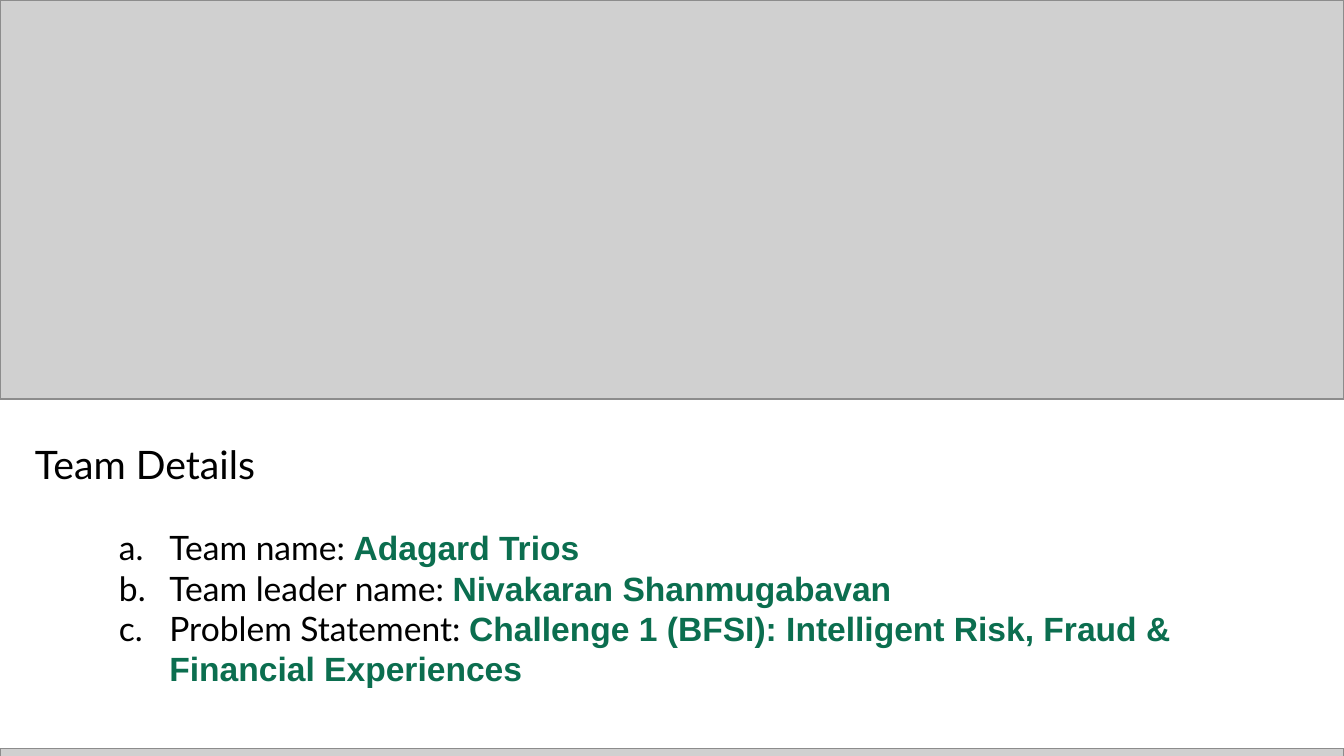
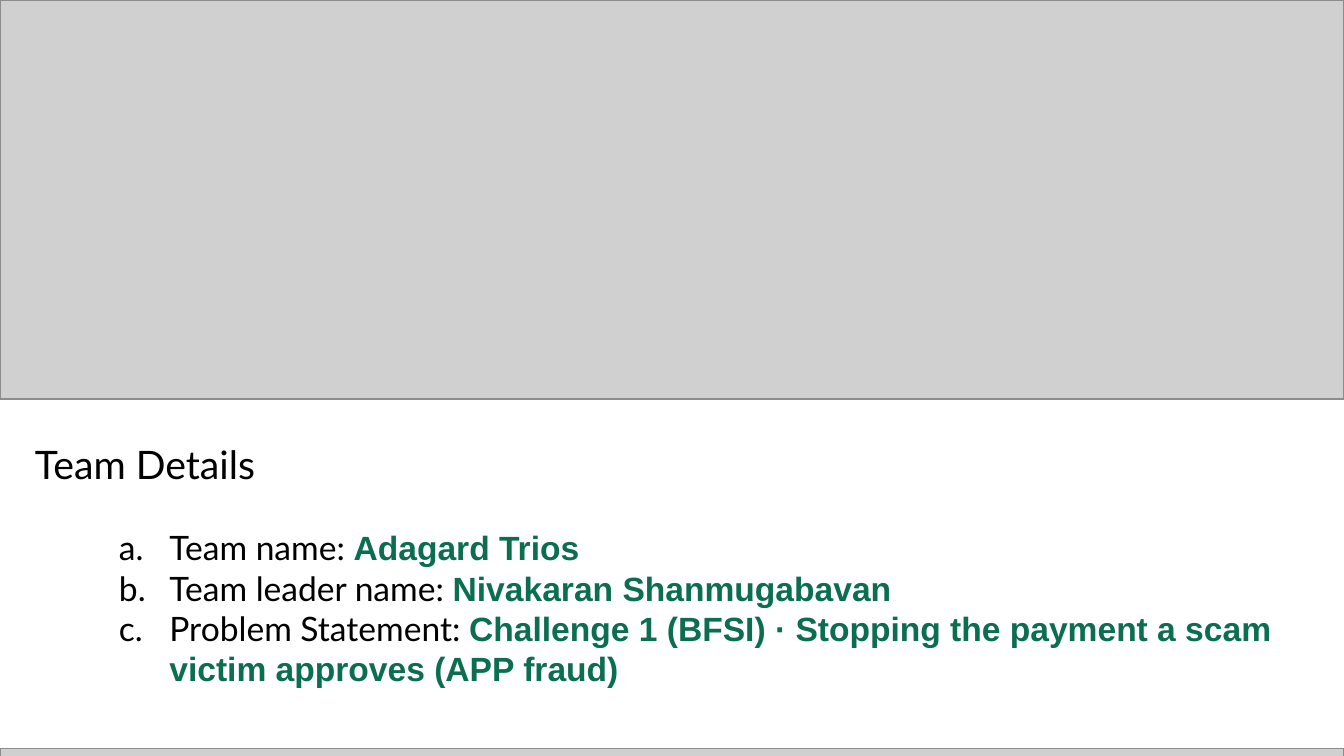
Before and after one commit to Adagard-Trios/AI-Buildathon-2026, a slide deck: slide 1 of docs/deck/FirstStep_AI_Builder_Cup_2026.pptx. Drawn at 1344x756 pixels with LibreOffice and Linux fonts; fonts in the diff are those of the drawing; grey boxes stand for pictures. Boxes give left, top, right and bottom in pixels: in the first picture for what was removed or moved away, otherwise in the second. Text is boxed around its words. In the diff, an @@ line names an element or a change of style, - is before the commit and + after.

Commit message:
Deck reframed around APP scams, PDF added, Scam Shield evaluated
- Deck: FirstStep as the last checkpoint before the money leaves. Regulation
  first (UK APP reimbursement, Singapore SRF, CBSL 'Be Scam Proof'), payment
  checkpoint as feature #1, flow starts at the transfer, a direct answer to
  'why not Google Messages or ScamShield', Scam Shield evaluation leads the
  benchmark slide. The two checks are described as side by side, not linked.
  PDF export for the submission portal.
- eval/scam_synthetic_v1.jsonl: 40 labelled English messages. Rules only
  9/20 recall; Gemini + rules on the live service 20/20, precision 1.00,
  0 false positives. Limits stated in the README and the deck.
- Demo script caption filled with the evaluation result.

```diff
--- a/docs/deck/FirstStep_AI_Builder_Cup_2026.pptx
+++ b/docs/deck/FirstStep_AI_Builder_Cup_2026.pptx
@@ text at [169, 616, 1271, 688]: text changed @@
-  c. Problem Statement: Challenge 1 (BFSI): Intelligent Risk, Fraud & Financial Experiences
+  c. Problem Statement: Challenge 1 (BFSI) · Stopping the payment a scam victim approves (APP fraud)
```
Also in this commit, not shown: 7 other slides changed, 5 other files.
